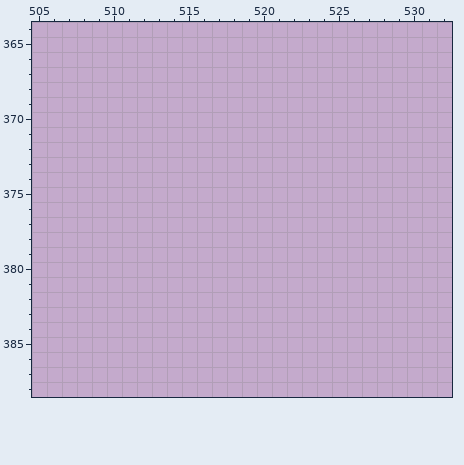
Pixel-art file, stored at .Aseprite Files/Tiles/HouseTileset2.0.ase. The picture above is the old version.
1000x1000 pixels, 1 frame. Colours within 5 levels of each other are drawn and written as one. Shown: x 505..532, y 364..388.
New version:
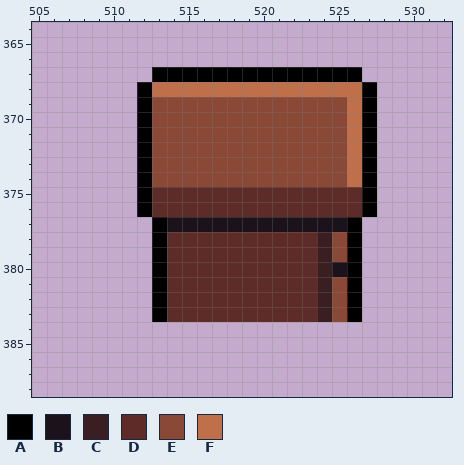
Palette (. is transparent): A #000000  B #1c121c  C #391f21  D #5d2c28  E #8a4836  F #bf6f4a
Difference:
@@ x 505..532 @@
 366 ............................
-367 ............................
-368 ............................
-369 ............................
-370 ............................
-371 ............................
-372 ............................
-373 ............................
-374 ............................
-375 ............................
-376 ............................
-377 ............................
-378 ............................
-379 ............................
-380 ............................
-381 ............................
-382 ............................
-383 ............................
+367 ........AAAAAAAAAAAAAA......
+368 .......AFFFFFFFFFFFFFFA.....
+369 .......AEEEEEEEEEEEEEFA.....
+370 .......AEEEEEEEEEEEEEFA.....
+371 .......AEEEEEEEEEEEEEFA.....
+372 .......AEEEEEEEEEEEEEFA.....
+373 .......AEEEEEEEEEEEEEFA.....
+374 .......AEEEEEEEEEEEEEFA.....
+375 .......ADDDDDDDDDDDDDDA.....
+376 .......ADDDDDDDDDDDDDDA.....
+377 ........ABBBBBBBBBBBBA......
+378 ........ADDDDDDDDDDCEA......
+379 ........ADDDDDDDDDDCEA......
+380 ........ADDDDDDDDDDCBA......
+381 ........ADDDDDDDDDDCEA......
+382 ........ADDDDDDDDDDCEA......
+383 ........ADDDDDDDDDDCEA......
 384 ............................
Boxes around the changes in both pictures, in picture pixels (x1, y1, x2, y2):
added: (137, 67, 377, 322)
